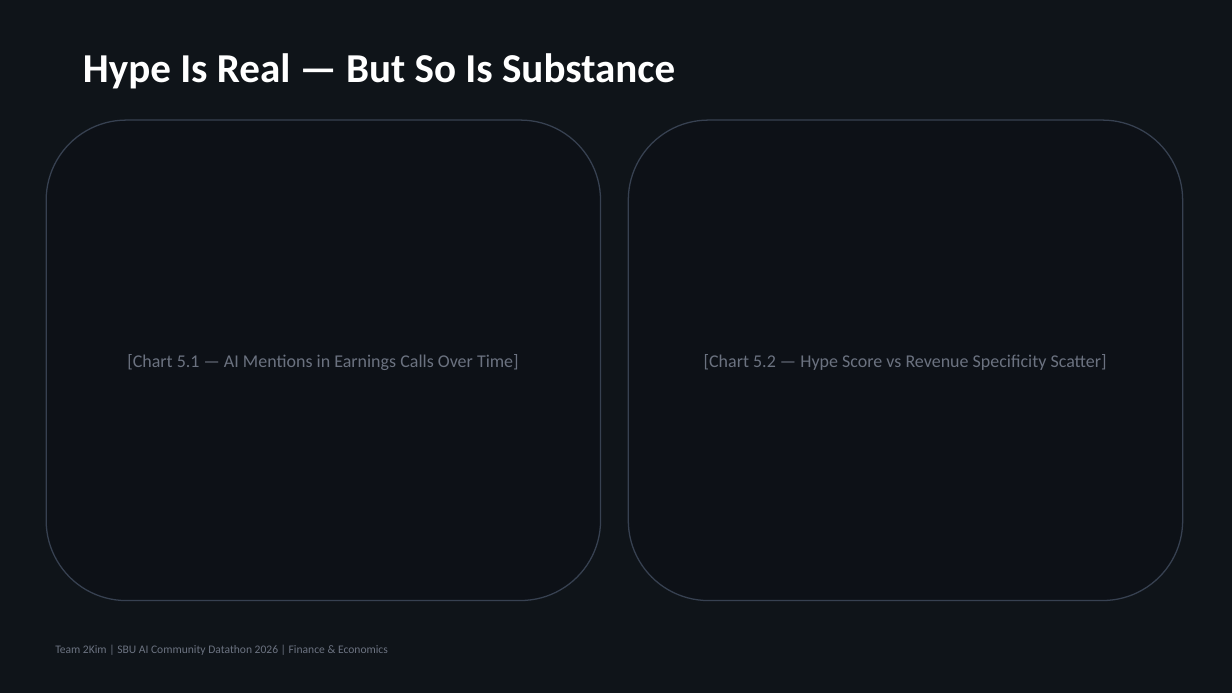
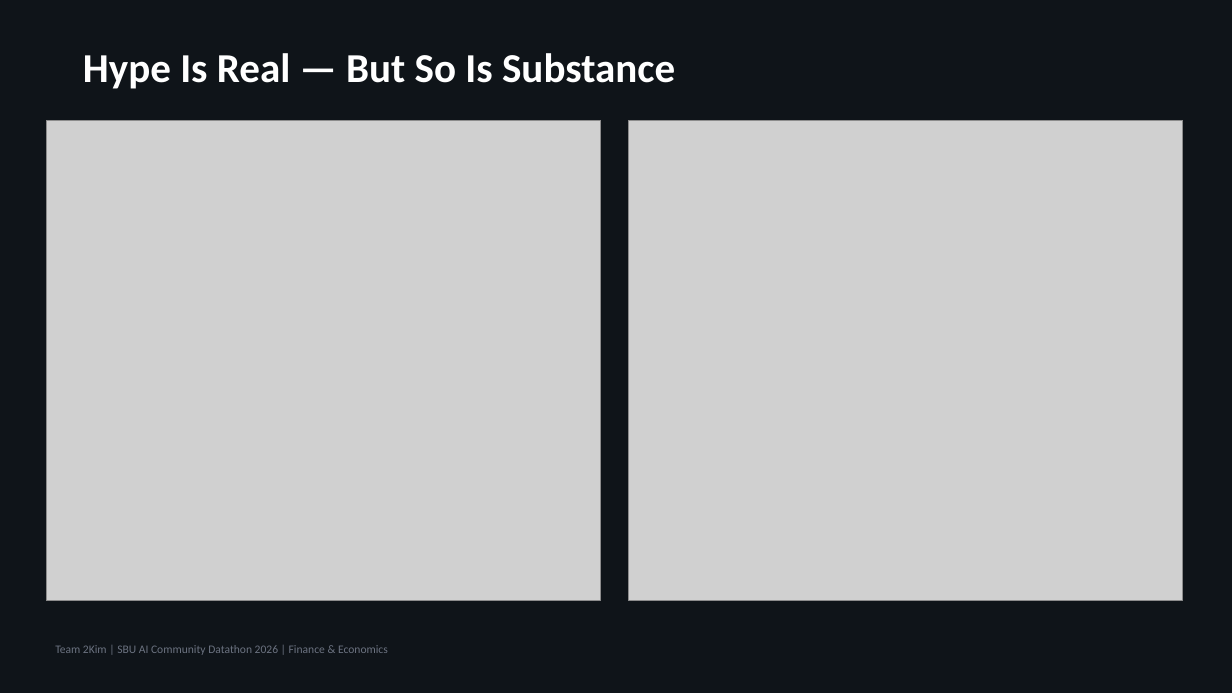
Before and after one commit to jimbo111/datathon26-2kim, a slide deck: slide 8 of submissions/2kim_finance_slides.pptx. Drawn at 1232x693 pixels with LibreOffice and Linux fonts; fonts in the diff are those of the drawing; grey boxes stand for pictures. Boxes give left, top, right and bottom in pixels: in the first picture for what was removed or moved away, otherwise in the second. Text is boxed around its words. In the diff, an @@ line names an element or a change of style, - is before the commit and + after.

```diff
--- a/submissions/2kim_finance_slides.pptx
+++ b/submissions/2kim_finance_slides.pptx
@@ rounded rectangle removed at (46,120,601,601) @@
-[Chart 5.1 — AI Mentions in Earnings Calls Over Time]
@@ picture added at (46,120,601,601) @@
@@ rounded rectangle removed at (628,120,1183,601) @@
-[Chart 5.2 — Hype Score vs Revenue Specificity Scatter]
@@ picture added at (628,120,1183,601) @@
```
Also in this commit, not shown: 7 other slides changed, 1 other file.
